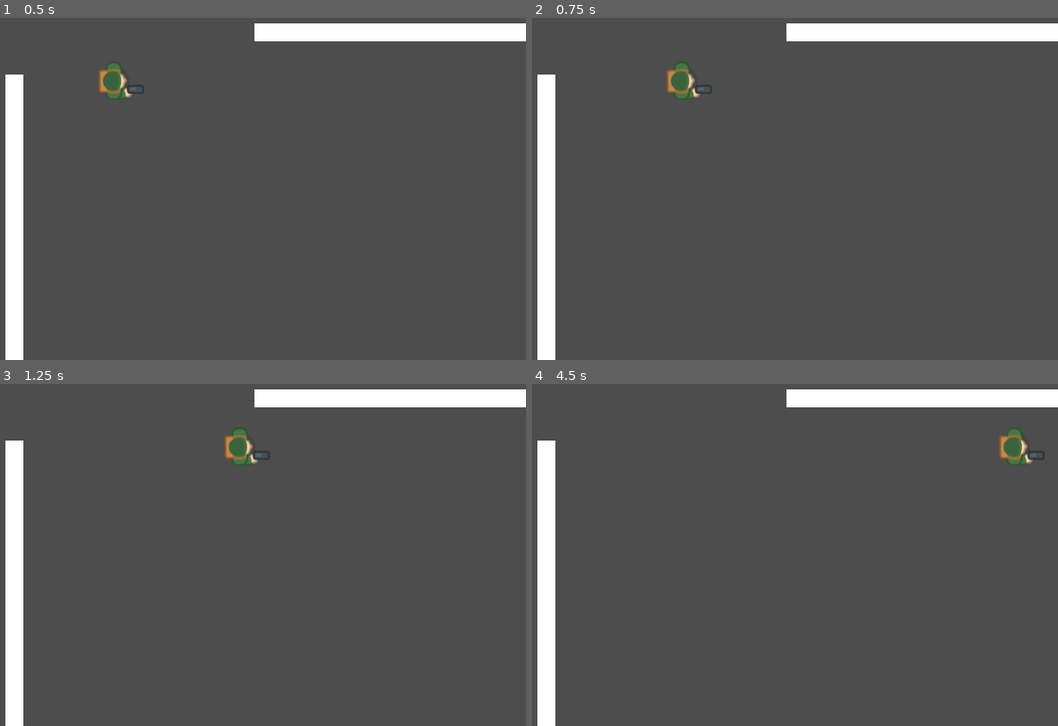
Above: before the commit, frames 1-4 (two rows, left to right).
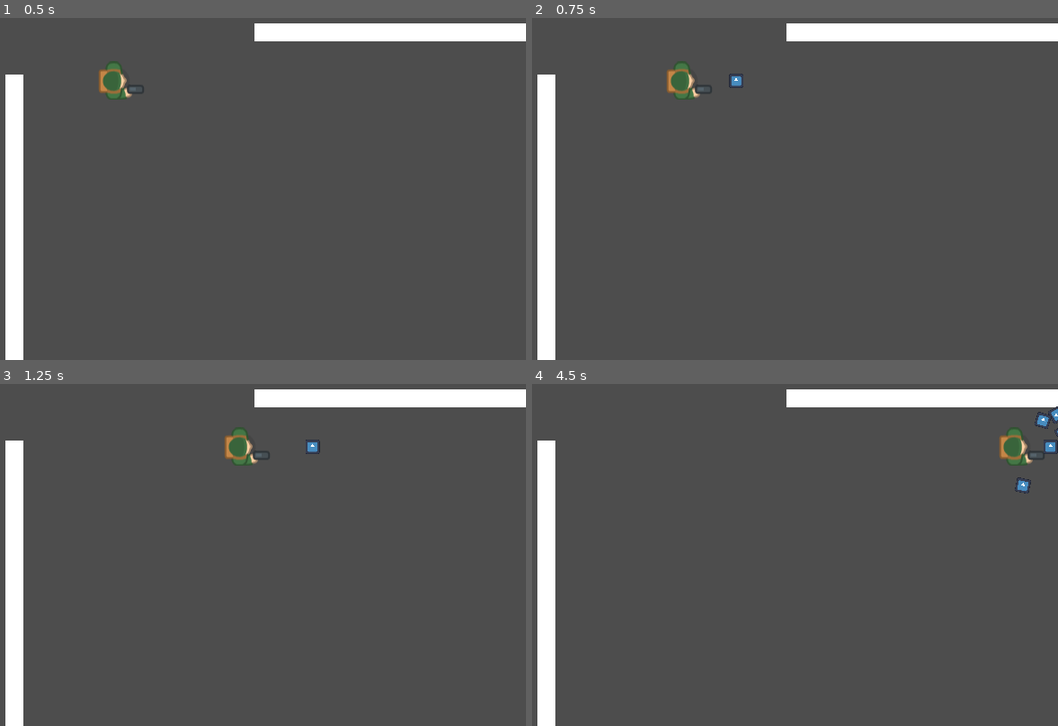
Above: after the commit, the same moments.

Repository: Quinn-Donnelly/physics-docs-demo
Game: Godot game, scene res://bounce_and_collide.tscn
Same seed, same stepped clock (60 frames per second), same inputs: the game is played once before the commit and once after it. Before the commit the project has no main scene; this scene is started directly in both runs. The engine's default icon, where the game draws it, is replaced by a stand-in: a white triangle on a blue panel in a dark square.
Inputs (mouse positions are in pixels of both pictures, inside the frame that each line leads up to):
- Up to frame 1 (0.5 s): no input
- Up to frame 2 (0.75 s): tap Enter at 0.5 s; move the mouse to (858, 137) at 0.52 s; hold D (right) from 0.53 s (still down); tap G (grenade, bound only after the commit) at 0.6 s
- Up to frame 3 (1.25 s): keep holding D (right); tap Space (jump) at 0.77 s
- Up to frame 4 (4.5 s): move the mouse to (553, 544) at 1.27 s; click (553, 544) at 1.35 s; tap Space (jump) at 1.52, 3.02, 3.77 s; tap G (grenade, bound only after the commit) at 1.55, 2.1, 2.85, 3.8, 4.35 s; move the mouse to (768, 435) at 2.02 s; release D (right) at 2.03 s; hold A (left) 2.03-2.78 s; move the mouse to (663, 606) at 2.77 s; hold D (right) 2.78-4.28 s; move the mouse to (915, 585) at 3.52 s; click (915, 585) at 3.6 s; move the mouse to (outside the picture) at 4.27 s; hold A (left) from 4.28 s (still down)

Frame 1 is identical in both runs. In frame 2, less than 0.1% of the frame differs, in the area x 37-41%, y 16-21%; in frame 3, less than 0.1%; in frame 4, 0.3%, in the area x 91-100%, y 6-33%.
Error after the commit: Invalid access to property or key '_go_boom' on a base object of type 'RigidBody2D (Grenade)'. (res://quinn-things/grenade.gd:19)

Commit message:
feat: tested around with throwing a grenade
- learned that there is a `physicsSpaceState` that I need to go learn
  about

Diff:
--- a/player.gd
+++ b/player.gd
@@ -1,6 +1,7 @@
 extends CharacterBody2D
 
 var Bullet = preload("res://bullet.tscn")
+var grenadeScene: PackedScene = preload("res://quinn-things/grenade.tscn")
 var speed = 200
 
 func get_input():
@@ -9,6 +10,8 @@
 	velocity = input_dir * speed
 	if Input.is_action_just_pressed("shoot"):
 		shoot()
+	if Input.is_action_just_pressed("grenade"):
+		throwGrenade()
 
 func shoot():
 	# "Muzzle" is a Marker2D placed at the barrel of the gun.
@@ -16,7 +19,12 @@
 	b.start($Muzzle.global_position, rotation)
 	get_tree().root.add_child(b)
 
-func _physics_process(delta):
+func throwGrenade():
+	var g: Grenade = grenadeScene.instantiate()
+	g.start($Muzzle.global_position, rotation)
+	get_tree().root.add_child(g)
+
+func _physics_process(_delta):
 	get_input()
 	var dir = get_global_mouse_position() - global_position
 	# Don't move if too close to the mouse pointer.
--- a/project.godot
+++ b/project.godot
@@ -11,6 +11,7 @@
 [application]
 
 config/name="using_character_body_2d"
+run/main_scene="uid://dfet1cgypfom2"
 config/features=PackedStringArray("4.4")
 config/icon="res://icon.svg"
 
@@ -75,6 +76,11 @@
 "events": [Object(InputEventKey,"resource_local_to_scene":false,"resource_name":"","device":-1,"window_id":0,"alt_press …(192 unchanged characters)…
 ]
 }
+grenade={
+"deadzone": 0.2,
+"events": [Object(InputEventKey,"resource_local_to_scene":false,"resource_name":"","device":-1,"window_id":0,"alt_pressed":false,"shift_pressed":false,"ctrl_pressed":false,"meta_pressed":false,"pressed":false,"keycode":0,"physical_keycode":71,"key_label":0,"unicode":103,"location":0,"echo":false,"script":null)
+]
+}
 
 [layer_names]
 
--- /dev/null
+++ b/quinn-things/grenade.gd
@@ -0,0 +1,27 @@
+class_name Grenade
+extends RigidBody2D
+
+var vertical_speed = 200.0
+var gravity = 400.0
+var has_bounced: bool = false
+var explosion_timer: Timer
+
+func start(p: Vector2, r: float):
+	global_position = p
+	rotation = r
+
+func _ready() -> void:
+	gravity_scale = 0
+	apply_impulse(Vector2(500,0), global_position)
+	linear_damp = 2
+	explosion_timer = Timer.new()
+	explosion_timer.one_shot = true
+	explosion_timer.timeout.connect(self._go_boom)
+	explosion_timer.start(1)
+
+func _physics_process(delta):
+	vertical_speed -= gravity * delta
+	if vertical_speed <= 0 and not has_bounced:
+		# Simulate hitting the ground
+		apply_central_impulse(Vector2(linear_velocity.x, linear_velocity.y) * 0.2)
+		has_bounced = true
--- /dev/null
+++ b/quinn-things/grenade.tscn
@@ -0,0 +1,34 @@
+[gd_scene load_steps=6 format=3 uid="uid://cgfwrfmn807ox"]
+
+[ext_resource type="Texture2D" uid="uid://bguqcw3nf1n7" path="res://icon.svg" id="1_5h1bf"]
+[ext_resource type="Script" uid="uid://b2ejw30a5q06t" path="res://quinn-things/grenade.gd" id="1_tmncs"]
+
+[sub_resource type="PhysicsMaterial" id="PhysicsMaterial_tmncs"]
+bounce = 0.5
+
+[sub_resource type="CircleShape2D" id="CircleShape2D_5h1bf"]
+radius = 8.0
+
+[sub_resource type="CircleShape2D" id="CircleShape2D_tmncs"]
+radius = 128.0
+
+[node name="Grenade" type="RigidBody2D"]
+collision_layer = 16
+collision_mask = 27
+physics_material_override = SubResource("PhysicsMaterial_tmncs")
+script = ExtResource("1_tmncs")
+
+[node name="Sprite2D" type="Sprite2D" parent="."]
+position = Vector2(2.38419e-07, -8)
+scale = Vector2(0.125, 0.125)
+texture = ExtResource("1_5h1bf")
+
+[node name="CollisionShape2D" type="CollisionShape2D" parent="."]
+position = Vector2(0, -8)
+shape = SubResource("CircleShape2D_5h1bf")
+
+[node name="Area2D" type="Area2D" parent="."]
+
+[node name="CollisionShape2D" type="CollisionShape2D" parent="Area2D"]
+position = Vector2(0, -8)
+shape = SubResource("CircleShape2D_tmncs")
Not shown, added: quinn-things/grenade.gd.uid
